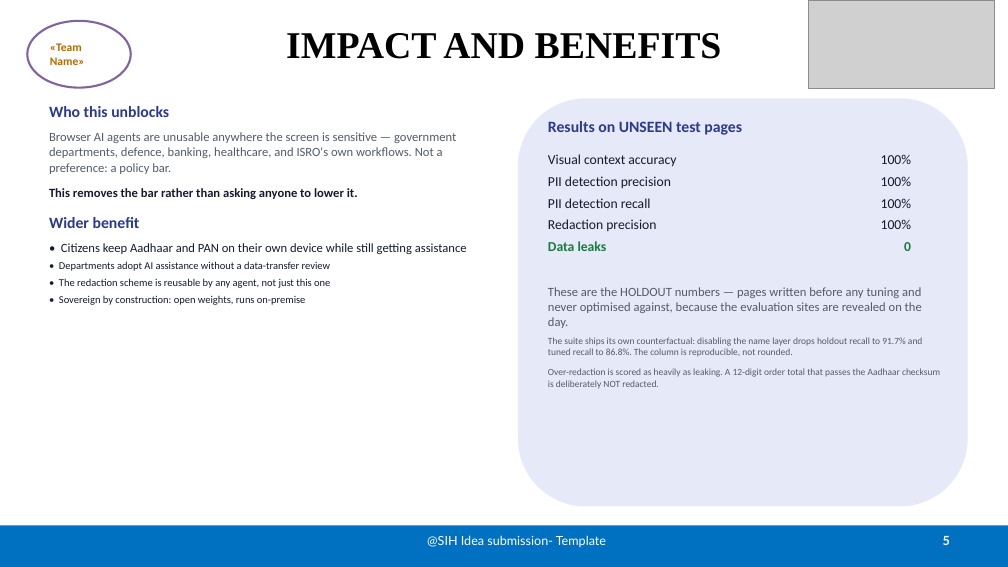
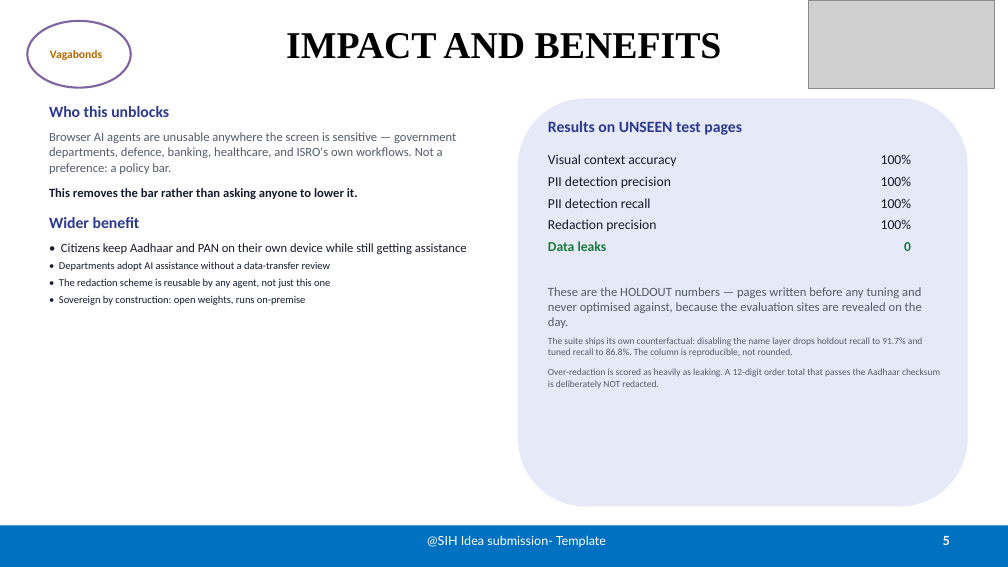
Before and after one commit to vansh-attention/sih_Vtransformer, a slide deck: slide 5 of deck/SIH26171_Idea_Submission.pptx. Drawn at 1008x567 pixels with LibreOffice and Linux fonts; fonts in the diff are those of the drawing; grey boxes stand for pictures. Boxes give left, top, right and bottom in pixels: in the first picture for what was removed or moved away, otherwise in the second. Text is boxed around its words. In the diff, an @@ line names an element or a change of style, - is before the commit and + after.

Commit message:
Rebuild the deck so it carries the team name
build.py was updated with TEAM_NAME = "Vagabonds" and never re-run, so the
submitted artefact was still the 11 Sep export and named neither the team nor
the project. The deck is what goes on the portal, so the one file nobody
rebuilt was the one file that is actually submitted.

Team ID and Theme stay as the amber guillemet placeholders; only the portal
can supply them. The .pdf and slide-*.jpg beside it are not produced by this
script and still need a PowerPoint export once those two fields are filled.

```diff
--- a/deck/SIH26171_Idea_Submission.pptx
+++ b/deck/SIH26171_Idea_Submission.pptx
@@ text in ellipse at (50,50,102,60): text changed @@
-«Team Name»
+Vagabonds
```
Also in this commit, not shown: 5 other slides changed.
